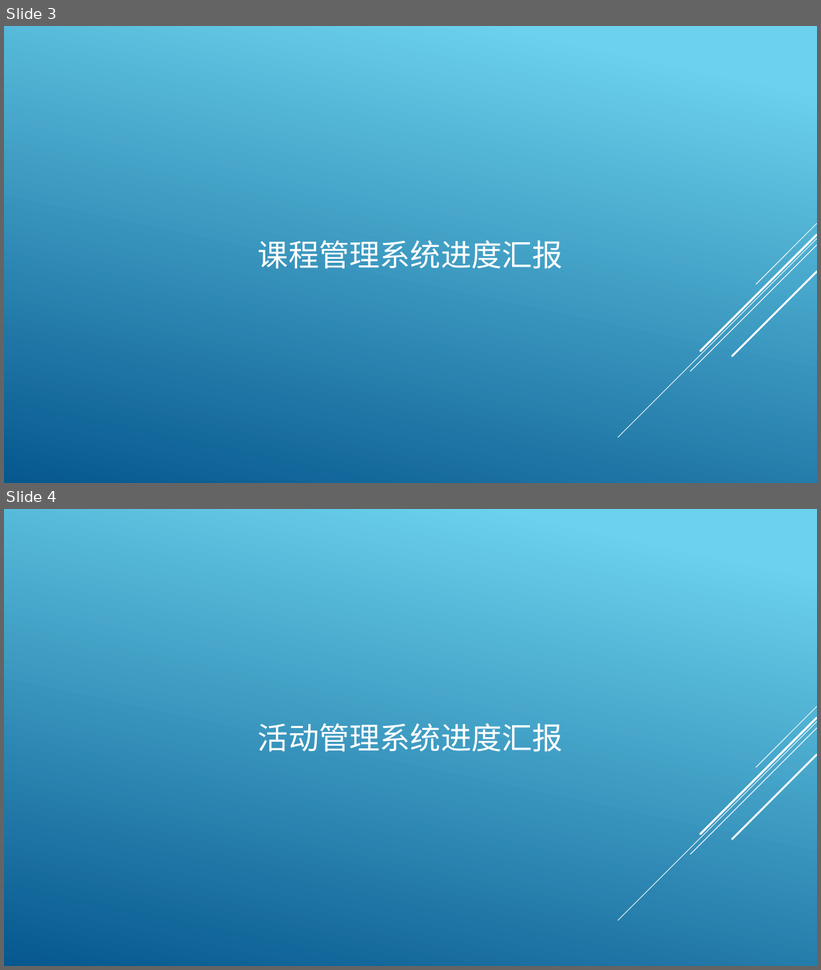
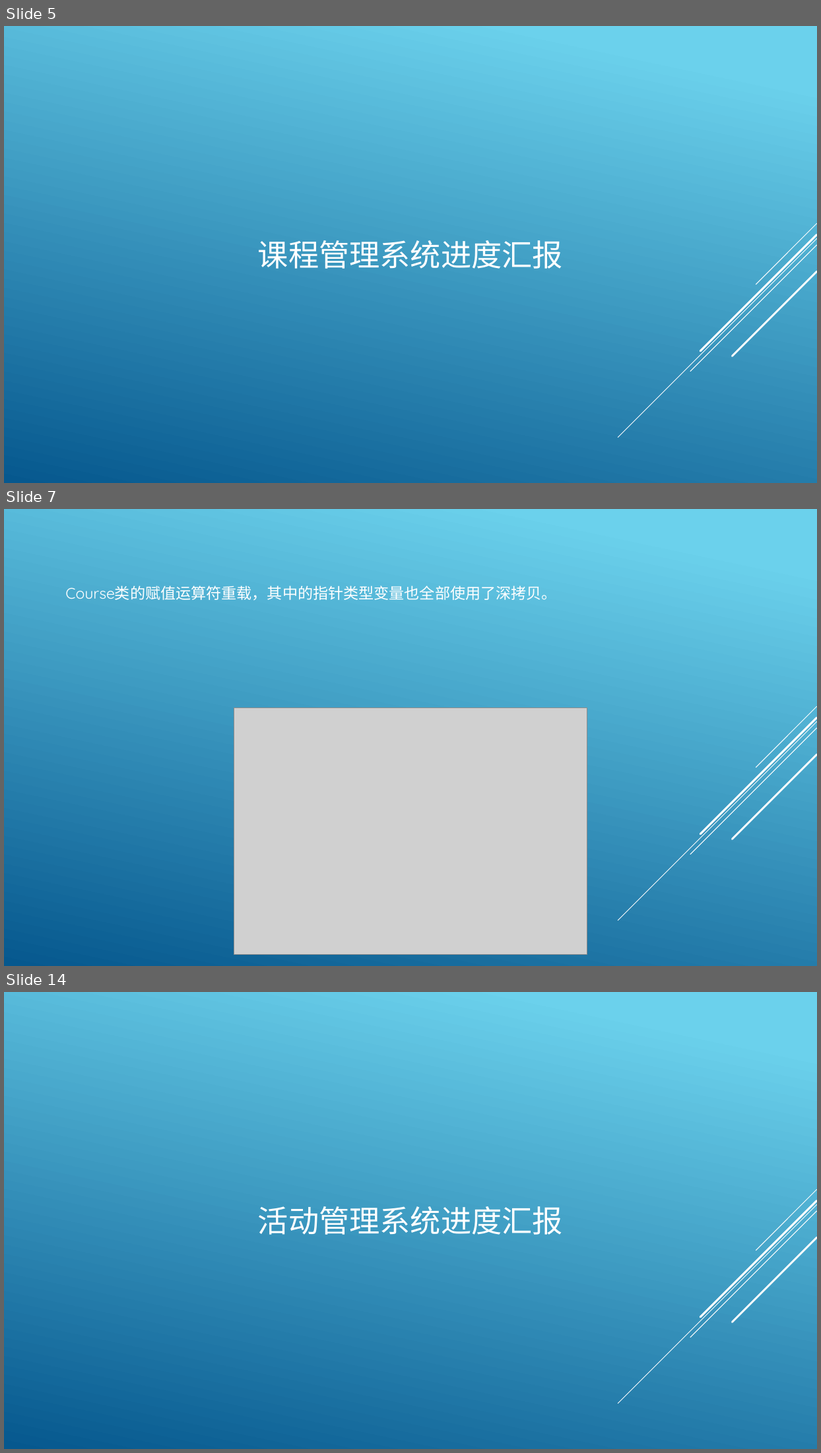
Before and after one commit to archester-250/Course_Auxiliary_System, a slide deck: report/Mid-term check.pptx. Shown one above the other, each under a label of ours: slides 3 and 4 before the commit, slides 5, 7 and 14 after it; the slides between them are not shown. The pictures are 821x970 and 821x1453 pixels, drawn with LibreOffice and Linux fonts; fonts in the diff are those of the drawing; grey boxes stand for pictures. Boxes give left, top, right and bottom in pixels: in the first picture for what was removed or moved away, otherwise in the second. Text is boxed around its words. In the diff, an @@ line names an element or a change of style, - is before the commit and + after.

```diff
--- a/report/Mid-term check.pptx
+++ b/report/Mid-term check.pptx
@@ slide 7 added at [4,509,817,966], background gradient #6ED2EB to #06588E; not listed: 5 template elements that a slide beside it also shows @@
@@ text added at [65,586,556,600], 18 pt, text #FFFFFF @@
+Course类的赋值运算符重载，其中的指针类型变量也全部使用了深拷贝。
@@ picture added at [234,708,587,955] @@
@@ what was slide 3 is now slide 5 @@
@@ what was slide 4 is now slide 14 @@
```
Also in this commit, not shown: 10 other slides added, 8 other files.
